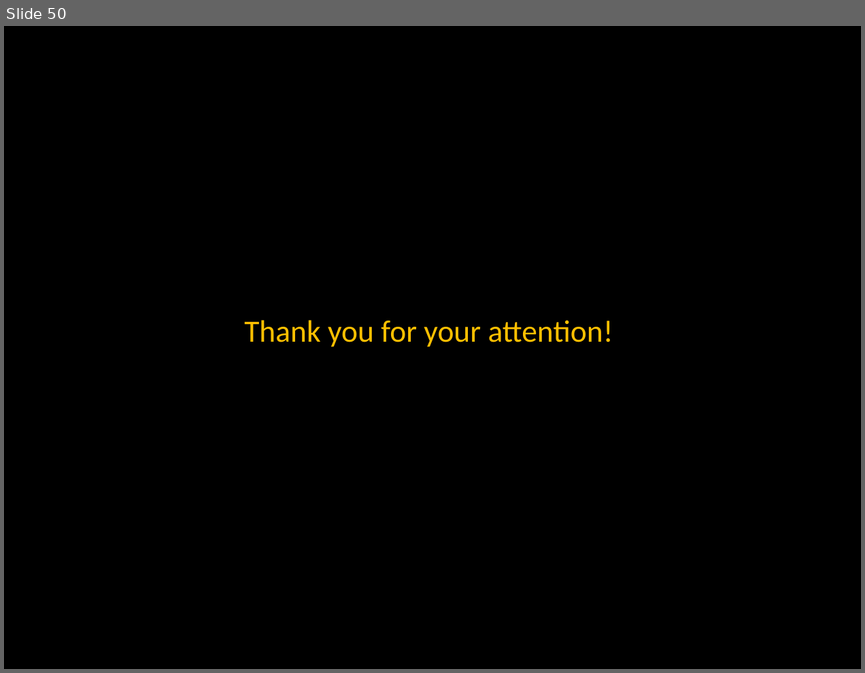
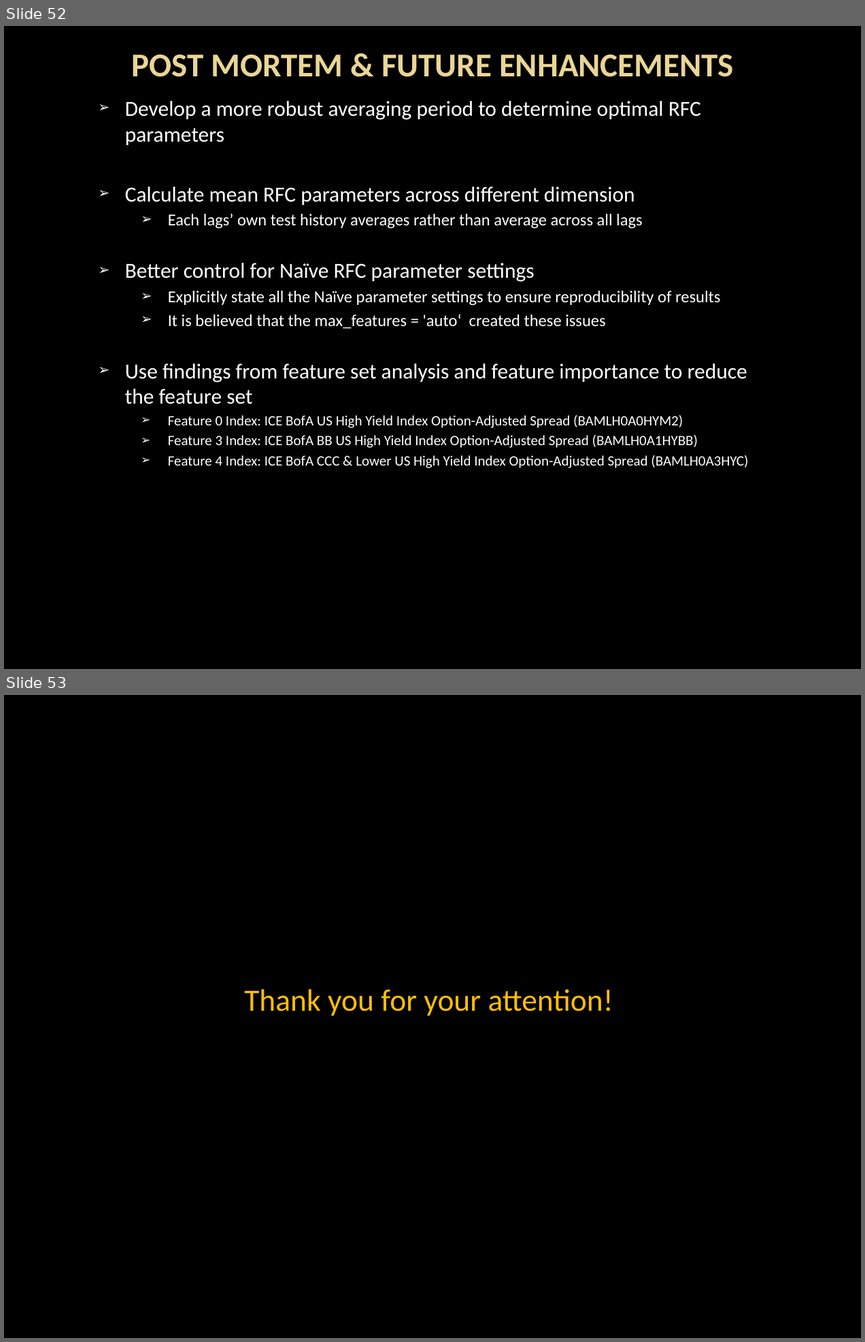
Before and after one commit to WolverineXM/FinTechProject3, a slide deck: Project_3_Presentation.pptx. Shown one above the other, each under a label of ours: slide 50 before the commit, slides 52 and 53 after it. The pictures are 865x673 and 865x1342 pixels, drawn with LibreOffice and Linux fonts; fonts in the diff are those of the drawing; background and template pictures are left out. Boxes give left, top, right and bottom in pixels: in the first picture for what was removed or moved away, otherwise in the second. Text is boxed around its words. In the diff, an @@ line names an element or a change of style, - is before the commit and + after.

```diff
--- a/Project_3_Presentation.pptx
+++ b/Project_3_Presentation.pptx
@@ slide 52 added at <box>4,26,861,669</box>, background picture (left out) @@
@@ title added at <box>131,55,734,77</box>, 28 pt, text gradient #EAD696 to #E7D081, bold @@
+POST MORTEM & FUTURE ENHANCEMENTS
@@ subtitle added at <box>125,101,748,468</box>, 18 pt, text #FFFFFF @@
+➢ Develop a more robust averaging period to determine optimal RFC parameters
+➢ Calculate mean RFC parameters across different dimension
+  ➢ Each lags’ own test history averages rather than average across all lags
+➢ Better control for Naïve RFC parameter settings
+  ➢ Explicitly state all the Naïve parameter settings to ensure reproducibility of results
+  ➢ It is believed that the max_features = 'auto‘ created these issues
+➢ Use findings from feature set analysis and feature importance to reduce the feature set
+  ➢ Feature 0 Index: ICE BofA US High Yield Index Option-Adjusted Spread (BAMLH0A0HYM2)
+  ➢ Feature 3 Index: ICE BofA BB US High Yield Index Option-Adjusted Spread (BAMLH0A1HYBB)
+  ➢ Feature 4 Index: ICE BofA CCC & Lower US High Yield Index Option-Adjusted Spread (BAMLH0A3HYC)
@@ what was slide 50 is now slide 53 @@
```
Also in this commit, not shown: 2 slides changed, 2 other slides added, 1 other file.
